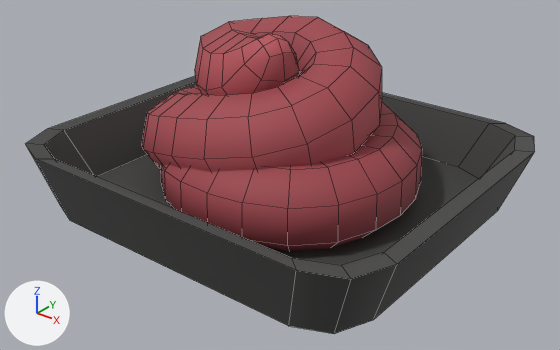
Before and after pictures for a commit that changed the FBX model Assets/_/_ART/_3D/3DModels/Ingredient/3D_Chopper_Items_Choppy.fbx.
Both versions are drawn from a camera (50 mm lens) standing at (0.658, -0.811, 0.44) and looking at (0.028, -0.023, -0.048). Lighting does not change. The marker at lower left points along +X, +Y and +Z. Mesh edges are drawn as thin lines. Where no turn or scale is listed for an object, it has been applied to the vertices.

Script lines for the objects in view, before the commit:
```python
me_cube_002 = bpy.data.meshes.new('Cube.002')
me_cube_002.from_pydata(...)  # 394 vertices, 382 faces; spans x -0.298..0.313, y -0.258..0.273, z -0.108..0.164
me_cube_002.materials.append(mat_mat_items_ingredient)  # picture img_gradient_ingredient_png
ob_3d_chopper_items_choppy = bpy.data.objects.new('3D_Chopper_Items_Choppy', me_cube_002)
ob_3d_chopper_items_choppy.location = (0.0, 0.0, 0.0)
```
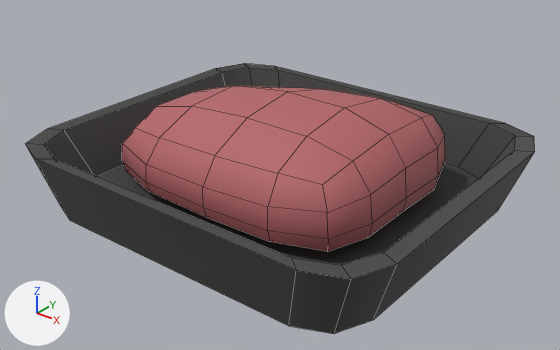
Pixel boxes (x1, y1, x2, y2) of what changed, in the pictures (560 x 350 px):
```json
{"object": "3D_Chopper_Items_Choppy", "change": "reshaped", "before": [26, 16, 535, 334], "after": [26, 63, 535, 334], "on screen": "15% shorter"}
{"part": 1, "of": "me_cube_002", "change": "rebuilt", "before": [142, 16, 422, 251], "after": [122, 86, 445, 251], "on screen": "15% wider, 30% shorter"}
```

Edits to the scene script, one JSON object a line:
```json
{"block": "me_cube_002", "where": "# used by ob_3d_chopper_items_choppy; location = (0.0, 0.0, 0.0)"}
{"op": "remove", "block": "me_cube_002", "code": "me_cube_002.from_pydata(...)  # 394 vertices, 382 faces; spans x -0.298..0.313, y -0.258..0.273, z -0.108..0.164"}
{"op": "add", "block": "me_cube_002", "code": "me_cube_002.from_pydata(...)  # 146 vertices, 134 faces; spans x -0.298..0.313, y -0.258..0.273, z -0.108..0.065"}
{"block": "me_cube_002", "change": "me_cube_002 part 1: the loose piece of 346 vertices spanning x -0.223..0.215, y -0.187..0.217, z -0.102..0.164 is rebuilt with 98 vertices and now spans x -0.208..0.215, y -0.167..0.193, z -0.074..0.065"}
```
